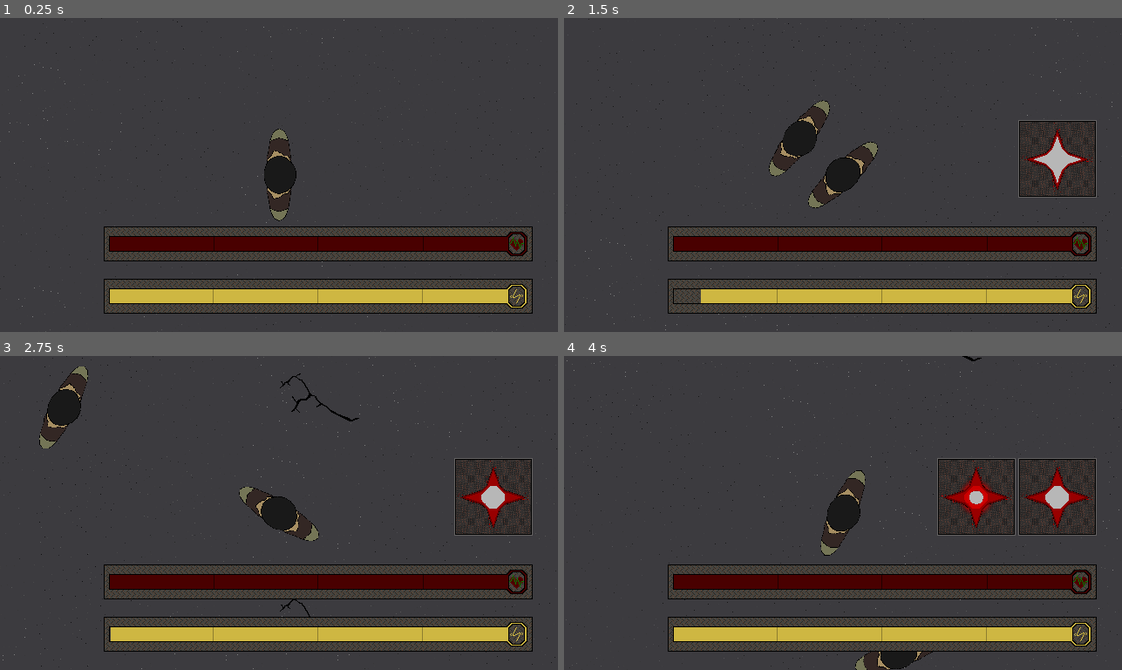
Above: before the commit, frames 1-4 (two rows, left to right).
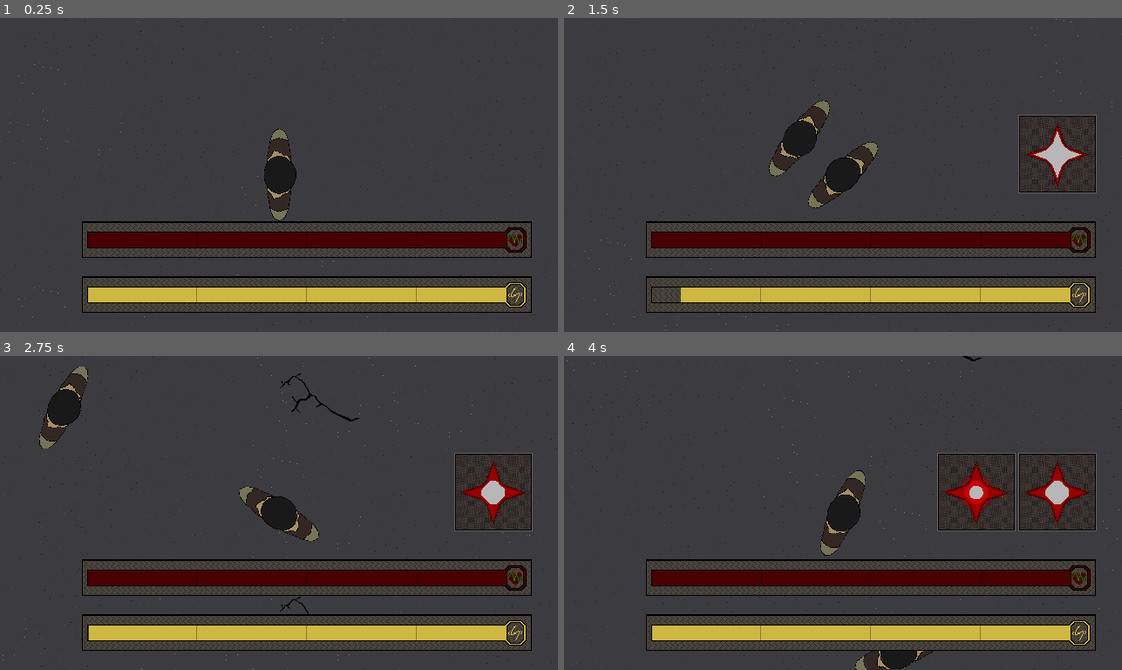
Above: after the commit, the same moments.

Repository: kitoblak/STP
Game: Godot game, scene res://scene/level/level.tscn
Same seed, same stepped clock (60 frames per second), same inputs: the game is played once before the commit and once after it.
Inputs (mouse positions are in pixels of both pictures, inside the frame that each line leads up to):
- Up to frame 1 (0.25 s): no input
- Up to frame 2 (1.5 s): tap Enter at 0.5 s; move the mouse to (965, 159) at 0.52 s; hold D (right) 0.53-1.28 s; hold Shift (Run) 0.53-1.28 s; move the mouse to (731, 190) at 1.27 s; hold S (down) from 1.28 s (still down); tap Z (ability_1) at 1.35 s
- Up to frame 3 (2.75 s): move the mouse to (334, 443) at 2.02 s; release S (down) at 2.03 s; hold D (right) from 2.03 s (still down); hold X (ability_2) from 2.03 s (still down)
- Up to frame 4 (4 s): move the mouse to (815, 575) at 2.77 s; release D (right) at 2.78 s; release X (ability_2) at 2.78 s; hold W (up) 2.78-3.53 s; tap C (ability_3) at 2.85 s; move the mouse to (1010, 560) at 3.52 s; press the mouse at (1010, 560) at 3.53 s; hold A (left) from 3.53 s (still down)

The runs differ from the first frame. In frame 1, 9.0% of the frame differs, in the area x 14-96%, y 64-95%; in frame 2, 10%; in frame 3, 10%; in frame 4, 12%, in the area x 14-96%, y 30-95%.

Commit message:
bars scales depends on zoom

Diff:
--- a/scene/ui/bars.gd
+++ b/scene/ui/bars.gd
@@ -18,11 +18,17 @@
 	StaminaBar.max_value = max_stamina
 	StaminaBar.value = max_stamina
 
-	HealthBar.position.x = get_viewport().get_visible_rect().size.x * 0.97 - HealthBar.size.x
-	HealthBar.position.y = get_viewport().get_visible_rect().size.y * 0.97 - HealthBar.size.y - HealthBar.size.y
+	HealthBar.scale.x = get_parent().ZOOM * 3
+	HealthBar.scale.y = get_parent().ZOOM * 3
 
-	StaminaBar.position.x = get_viewport().get_visible_rect().size.x * 0.97 - StaminaBar.size.x
-	StaminaBar.position.y = get_viewport().get_visible_rect().size.y * 0.97 - StaminaBar.size.y
+	StaminaBar.scale.x = get_parent().ZOOM * 3
+	StaminaBar.scale.y = get_parent().ZOOM * 3
+
+	HealthBar.position.x = get_viewport().get_visible_rect().size.x * 0.97 - HealthBar.size.x * HealthBar.scale.x
+	HealthBar.position.y = get_viewport().get_visible_rect().size.y * 0.97 - HealthBar.size.y * HealthBar.scale.y - HealthBar.size.y * HealthBar.scale.y
+
+	StaminaBar.position.x = get_viewport().get_visible_rect().size.x * 0.97 - StaminaBar.size.x * StaminaBar.scale.y
+	StaminaBar.position.y = get_viewport().get_visible_rect().size.y * 0.97 - StaminaBar.size.y * StaminaBar.scale.y
 
 # Called every frame. 'delta' is the elapsed time since the previous frame.
 func _process(delta):
